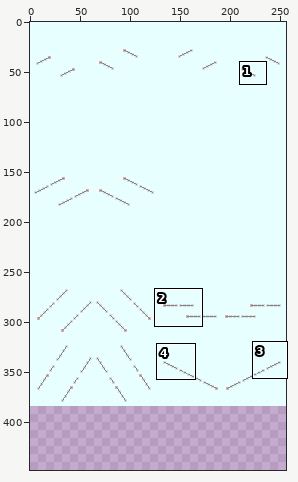
Sprite sheet -- making_file/pulley_under.png. Above: a wide view before the commit, with the close-up outlined.
Close-up. Before the commit:
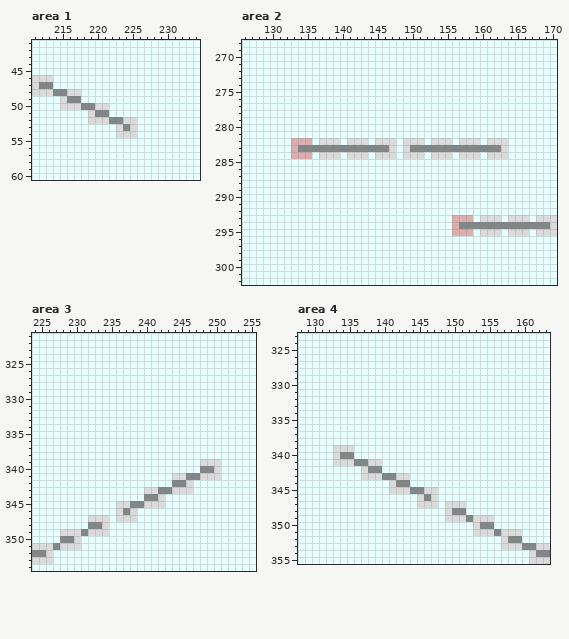
The file is 256x384 pixels. Colours within 5 levels of each other are drawn and written as one. Shown: area 1: x 211..234, y 41..60; area 2: x 126..170, y 268..302; area 3: x 224..255, y 321..354; area 4: x 128..163, y 323..355. The old version is drawn lined up with the new one, on the new canvas. The commit also changed other parts of the picture, which this record leaves out.
Once edited:
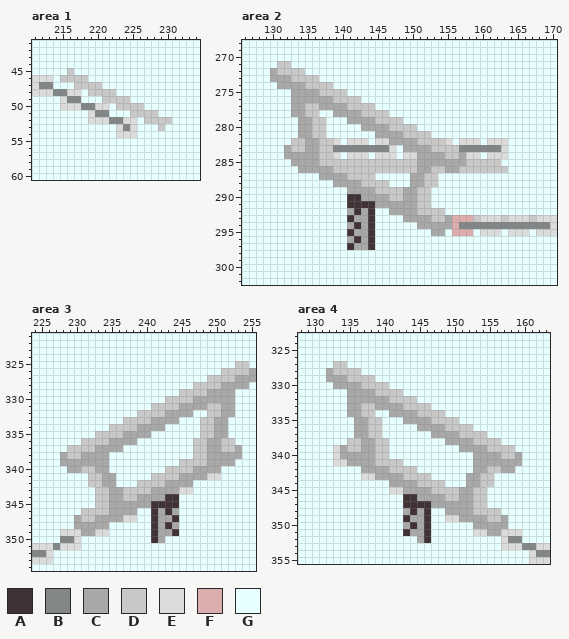
Palette (. is transparent): A #413236  B #828686  C #a8a8a8  D #c8c8c8  E #dbdbdb  F #ddacac  G #e7ffff
From old to new:
canvas 256x384 -> 256x448
Changed rows in their new state; - is an unchanged pixel.
Area 1:
first column x 215:
45 -D--------------
46 DDDD------------
47 --DDDD----------
48 ----DDDD--------
49 ------DDDD------
50 --------DDDD----
51 ----------DDDD--
52 ------------DDDD
53 --------------D-
Area 2:
first column x 130:
271 -DD-----------------------------------
272 CDDDD---------------------------------
273 CCCDDDD-------------------------------
274 -CCCCDDDD-----------------------------
275 ---CCCCDDDD---------------------------
276 ---CCCCCCDDDD-------------------------
277 ---CCDDCCCCDDDD-----------------------
278 ---CCDD--CCCCDDDD---------------------
279 ----CCDD---CCCCDDDD-------------------
280 ----CCDD-----CCCCDDDD-----------------
281 ----CCDD-------CCCCDDDD---------------
282 ---DDCCDD--------CCCCDDDD-------------
283 --CDDCCDD----------CCCCDDDD-----------
284 --CCCCCDD------------CCCCDDC----------
285 ---CCCCDDDDDDDDDDDDDDCCCCCCCDDDDD-----
286 ----CCCCCDDDDDDDDDDDDCCDDCCDDDDDDD----
287 -------CCCCDDDD-----CCDD--------------
288 ---------CCCCDDDD---CCDD--------------
289 -----------CCCCDDDDCCDD---------------
290 -----------AACCCCDDCCDD---------------
291 -----------AAAACCCCCCDD---------------
292 -----------CACA--CCCCDDDD-------------
293 -----------ACCA----CCCCDDC---D---D---D
294 -----------CACA------CCCCC------------
295 -----------ACCA--------CC-------------
296 -----------CACA-----------------------
297 -----------ACCA-----------------------
Area 3:
first column x 228:
325 -------------------------DD-
326 -----------------------DDDDC
327 ---------------------DDDDCCC
328 -------------------DDDDCCCC-
329 -----------------DDDDCCCC---
330 ---------------DDDDCCCCCC---
331 -------------DDDDCCCCDDCC---
332 -----------DDDDCCCC--DDCC---
333 ---------DDDDCCCC---DDCC----
334 -------DDDDCCCC-----DDCC----
335 -----DDDDCCCC-------DDCC----
336 ---DDDDCCCC--------DDCCDD---
337 -DDDDCCCC----------DDCCDDC--
338 CDDCCCC------------DDCCCCC--
339 CCCCCCC----------DDDDCCCC---
340 -CCDDCC--------DDDDCCCC-----
341 ----DDCC-----DDDDCCCC-------
342 ----DDCC---DDDDCCCC---------
343 -----DDCCDDDDCCCC-----------
344 -----DDCCDDCCCCAA-----------
345 -----DDCCCCCCAAAA-----------
346 ---DDDDCCCC--ACAC-----------
347 --CDDCCCC----ACCA-----------
348 --CCCCC------ACAC-----------
349 ---CC--------ACCA-----------
350 -------------AC-------------
Area 4:
first column x 132:
327 -DD-------------------------
328 CDDDD-----------------------
329 CCCDDDD---------------------
330 -CCCCDDDD-------------------
331 ---CCCCDDDD-----------------
332 ---CCCCCCDDDD---------------
333 ---CCDDCCCCDDDD-------------
334 ---CCDD--CCCCDDDD-----------
335 ----CCDD---CCCCDDDD---------
336 ----CCDD-----CCCCDDDD-------
337 ----CCDD-------CCCCDDDD-----
338 ---DDCCDD--------CCCCDDDD---
339 --CDDCCDD----------CCCCDDDD-
340 --CCCCCDD------------CCCCDDC
341 ---CCCCDDDD----------CCCCCCC
342 -----CCCCDDDD--------CCDDCC-
343 -------CCCCDDDD-----CCDD----
344 ---------CCCCDDDD---CCDD----
345 -----------CCCCDDDDCCDD-----
346 -----------AACCCCDDCCDD-----
347 -----------AAAACCCCCCDD-----
348 -----------CACA--CCCCDDDD---
349 -----------ACCA----CCCCDDC--
350 -----------CACA------CCCCC--
351 -----------ACCA--------CC---
352 -------------CA-------------
